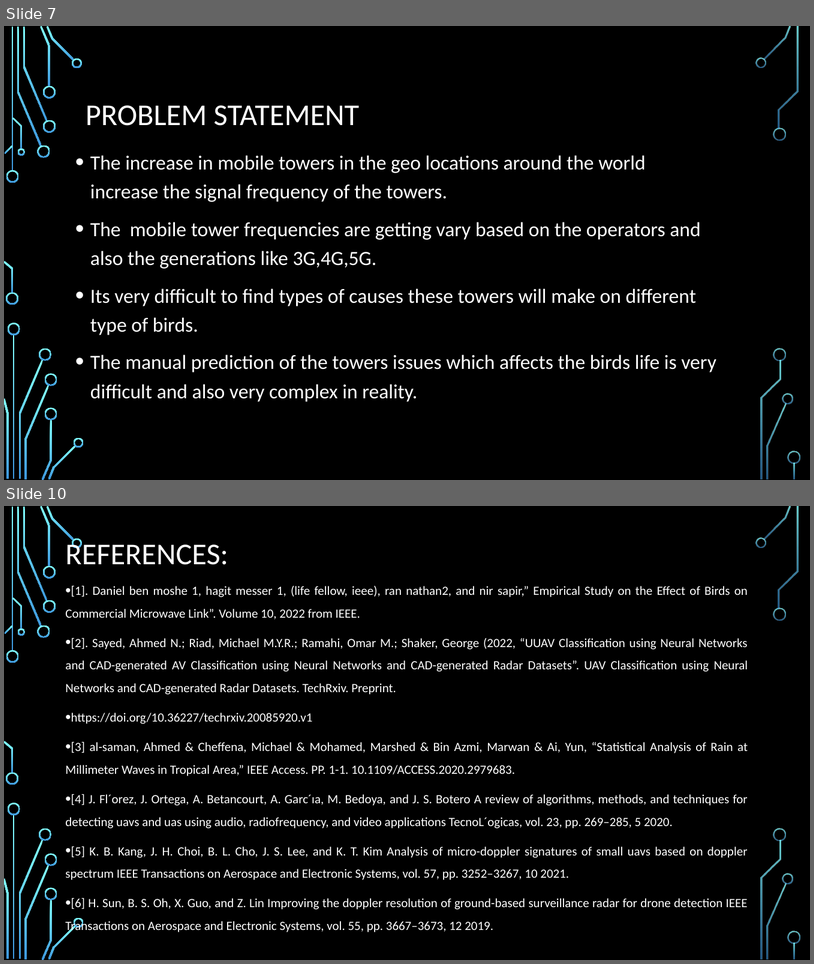
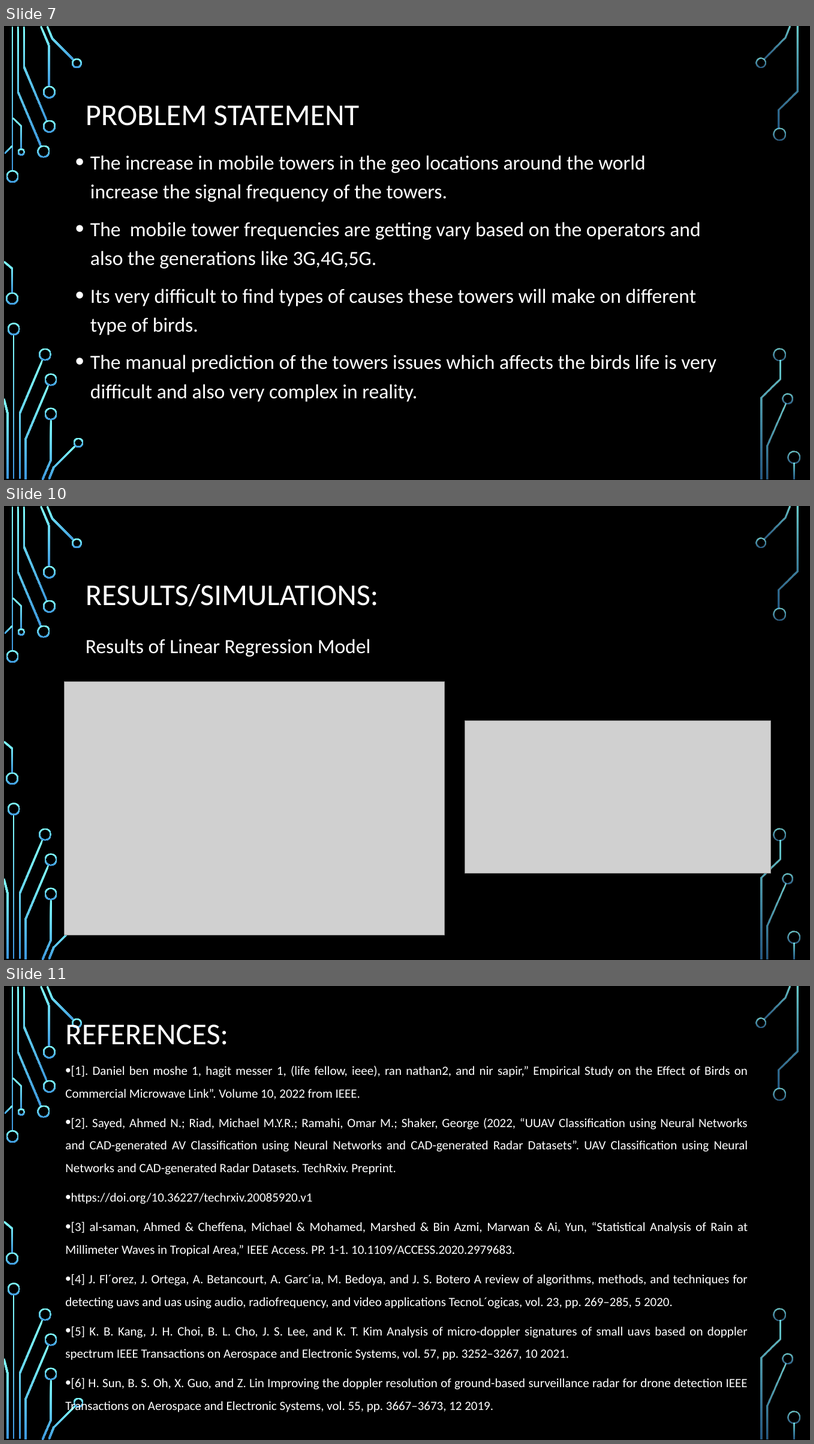
Before and after one commit to BukkaNikitha/Impact-of-Mobile-Towers-on-Birds, a slide deck: Final PPT.pptx. Shown one above the other, each under a label of ours: slides 7 and 10 before the commit, slides 7, 10 and 11 after it; the slides between them are not shown. The pictures are 814x964 and 814x1444 pixels, drawn with LibreOffice and Linux fonts; fonts in the diff are those of the drawing; grey boxes stand for pictures; background and template pictures are left out. Boxes give left, top, right and bottom in pixels: in the first picture for what was removed or moved away, otherwise in the second. Text is boxed around its words. In the diff, an @@ line names an element or a change of style, - is before the commit and + after.

```diff
--- a/Final PPT.pptx
+++ b/Final PPT.pptx
@@ slide 10 added at (x1=4, y1=506, x2=810, y2=960), background picture (left out); not listed: 35 template elements that a slide beside it also shows @@
@@ title added at (x1=86, y1=584, x2=378, y2=606), 36 pt, text #FFFFFF @@
+RESULTS/SIMULATIONS:
@@ text added at (x1=86, y1=639, x2=371, y2=657), 24 pt, text #FFFFFF @@
+Results of Linear Regression Model
@@ picture added at (x1=65, y1=681, x2=444, y2=935) @@
@@ picture added at (x1=465, y1=721, x2=771, y2=873) @@
@@ what was slide 10 is now slide 11 @@
```
Also in this commit, not shown: 4 slides changed, 1 other slide added.
